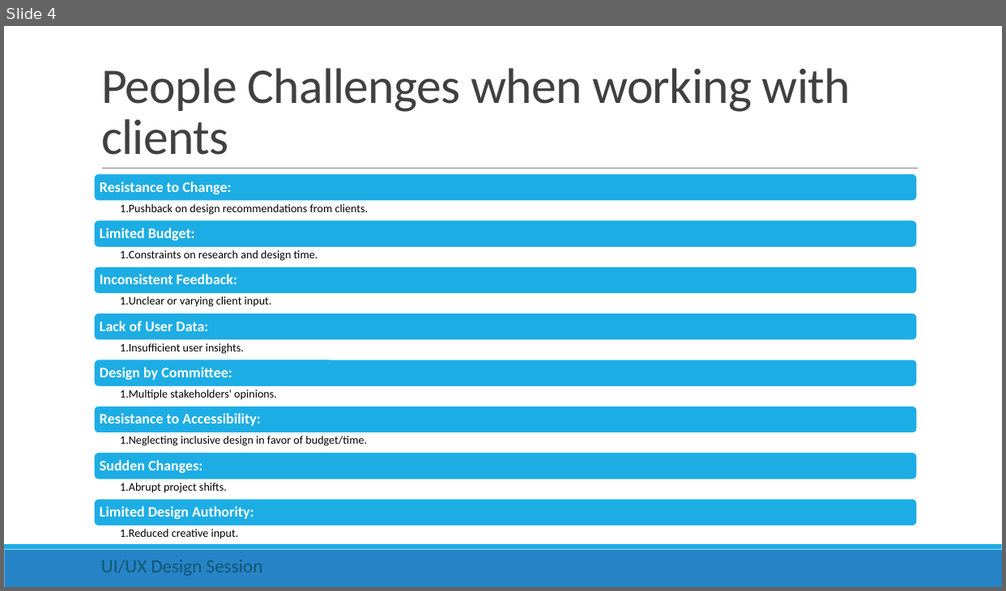
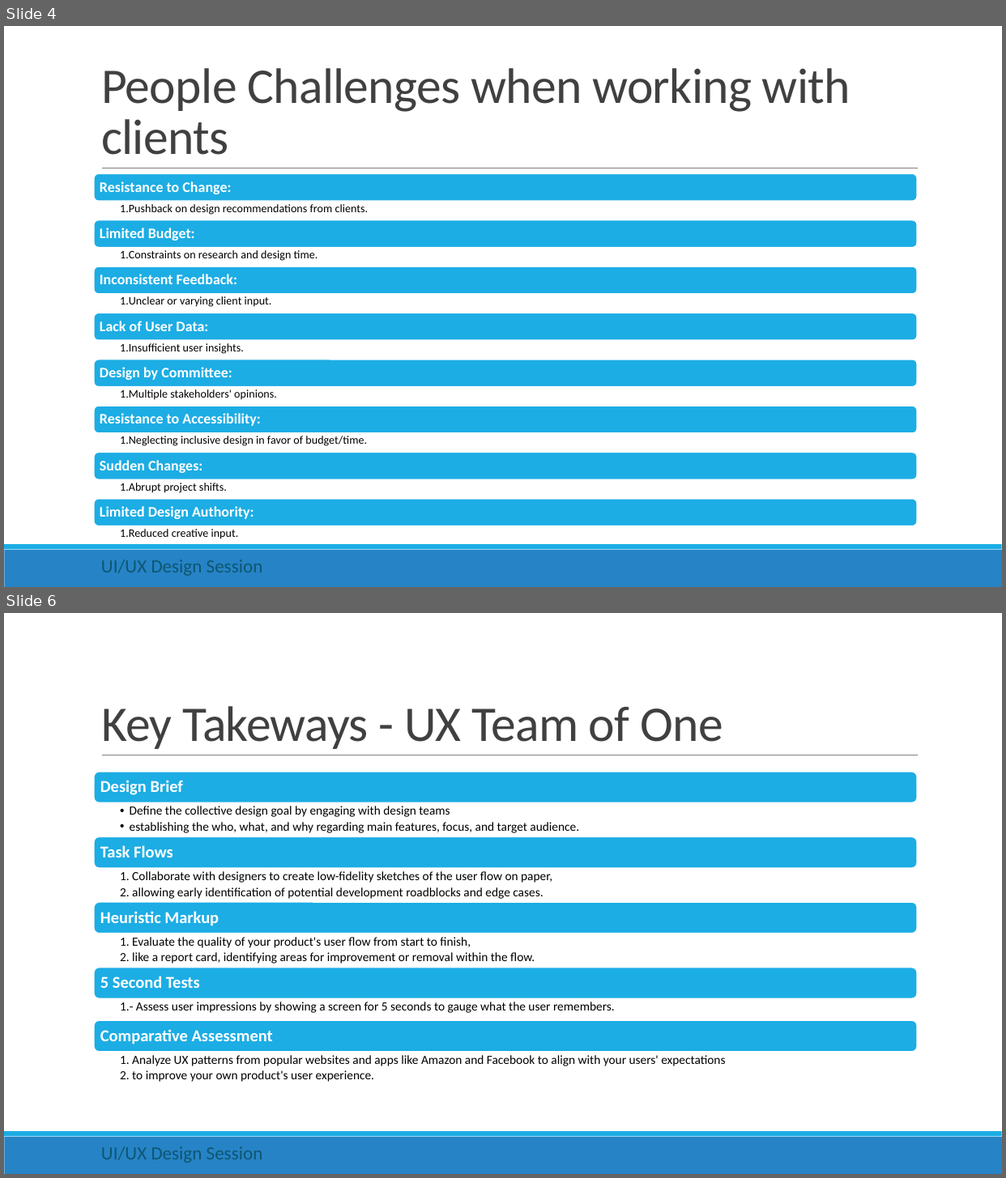
Before and after one commit to rishigujadhur1/Slides, a slide deck: UI/UI Session 0.pptx. Shown one above the other, each under a label of ours: slide 4 before the commit, slides 4 and 6 after it; the slides between them are not shown. The pictures are 1006x591 and 1006x1178 pixels, drawn with LibreOffice and Linux fonts; fonts in the diff are those of the drawing. Boxes give left, top, right and bottom in pixels: in the first picture for what was removed or moved away, otherwise in the second. Text is boxed around its words. In the diff, an @@ line names an element or a change of style, - is before the commit and + after.

Commit message:
UI Design process slides

```diff
--- a/UI/UI Session 0.pptx
+++ b/UI/UI Session 0.pptx
@@ slide 6 added at <box>4,613,1002,1174</box>, background #FFFFFF; not listed: 3 template elements that a slide beside it also shows @@
@@ title added at <box>101,706,722,749</box>, 48 pt, text #404040 @@
+Key Takeways - UX Team of One
@@ group added at <box>94,772,918,1082</box>: 10 texts, 5 rounded rectangles @@
+Design Brief
+  • Define the collective design goal by engaging with design teams
+  • establishing the who, what, and why regarding main features, focus, and target audience.
+Task Flows
+  1. Collaborate with designers to create low-fidelity sketches of the user flow on paper,
+  2. allowing early identification of potential development roadblocks and edge cases.
+Heuristic Markup
+  1. Evaluate the quality of your product's user flow from start to finish,
+  2. like a report card, identifying areas for improvement or removal within the flow.
+5 Second Tests
+  1. - Assess user impressions by showing a screen for 5 seconds to gauge what the user remembers.
+Comparative Assessment
+  1. Analyze UX patterns from popular websites and apps like Amazon and Facebook to align with your users' expectations
+  2. to improve your own product's user experience.
@@ text added at <box>101,1147,263,1163</box>, 18 pt, text #0E5772 @@
+UI/UX Design Session
```
Also in this commit, not shown: 2 other slides added.
